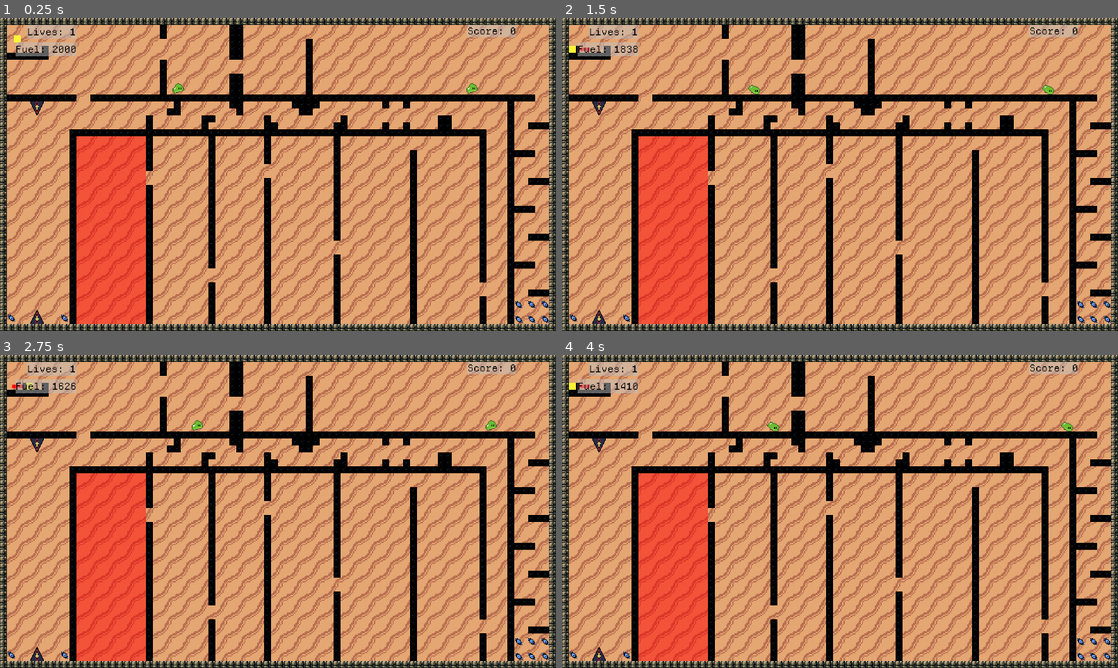
Above: before the commit, frames 1-4 (two rows, left to right).
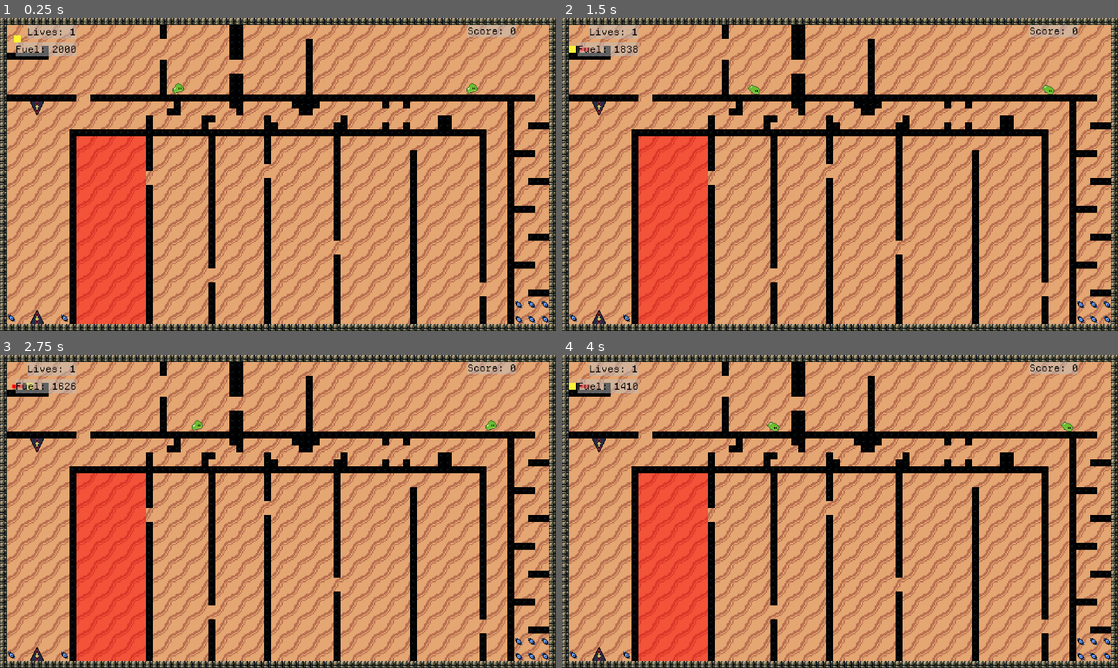
Above: after the commit, the same moments.

Repository: OSGH-web/balloon-movement-demo
Game: Godot game, scene res://levels/1-11_guantlet.tscn
Two runs of this game, one before a commit and one after it. Both use one fixed random seed, a clock stepped at 60 frames per second and the inputs below. This scene is started directly instead of the project's main scene.
Inputs:
- Up to frame 1 (0.25 s): no input
- Up to frame 2 (1.5 s): hold Right (ui_right) from 0.53 s (still down); tap Up (ui_up) at 0.77 s
- Up to frame 3 (2.75 s): tap Up (ui_up) at 1.52 s; release Right (ui_right) at 2.03 s; hold Left (ui_left) from 2.03 s (still down)
- Up to frame 4 (4 s): release Left (ui_left) at 2.78 s; hold Right (ui_right) from 2.78 s (still down); tap Up (ui_up) at 3.02, 3.77 s

The runs differ from the first frame. In frame 1, 1.9% of the frame differs, in the area x 1-99%, y 2-98%; in frame 2, 1.9%; in frame 3, 1.9%; in frame 4, 1.9%.

Commit message:
add `Background.tscn`

Diff:
--- a/levels/1-04_flight.tscn
+++ b/levels/1-04_flight.tscn
@@ -17,3 +17,7 @@
 [node name="EndZone" parent="." index="2" instance=ExtResource("2_4sxxq")]
 position = Vector2(132, 72)
 size = Vector2(216, 96)
+
+[node name="Background" parent="CanvasLayer" index="0"]
+light_color = Color(0.545098, 0.607843, 0.705882, 1)
+dark_color = Color(0.0941176, 0.0784314, 0.145098, 1)
--- a/levels/1-06_square.tscn
+++ b/levels/1-06_square.tscn
@@ -18,3 +18,7 @@
 [node name="EndZone" parent="." index="2" instance=ExtResource("2_a3e3o")]
 position = Vector2(672, 288)
 size = Vector2(144, 144)
+
+[node name="Background" parent="CanvasLayer" index="0"]
+light_color = Color(0.14902, 0.360784, 0.258824, 1)
+dark_color = Color(0.0980392, 0.235294, 0.243137, 1)
--- a/levels/1-11_guantlet.tscn
+++ b/levels/1-11_guantlet.tscn
@@ -13,16 +13,10 @@
 height_in_tiles = 45
 background_color_light = Color(0.894118, 0.65098, 0.447059, 1)
 background_color_dark = Color(0.721569, 0.435294, 0.313726, 1)
-x_scale = 4
 
 [node name="Terrain" parent="." index="1"]
 rotation = 0.000259012
 tile_map_data = PackedByteArray("AAAXAAkAAAADAAQAAAAOAAsAAAADAAQAAAAPAAsAAAADAAQAAAAQAAsAAAADAAQAAAARAAsAAAADAAQAAAASAA …(10784 unchanged characters)…
-
-[node name="Background" parent="Terrain" index="0"]
-offset_right = 1920.0
-offset_bottom = 1080.0
-texture = ExtResource("2_e5klb")
 
 [node name="GasCan" parent="." index="2" instance=ExtResource("2_84md7")]
 position = Vector2(223, 1036)
@@ -65,5 +59,8 @@
 position = Vector2(152, 336)
 rotation = 3.14159
 
-[node name="TextureRect" parent="CanvasLayer" index="0"]
-visible = false
+[node name="Background" parent="CanvasLayer" index="0"]
+texture = ExtResource("2_e5klb")
+light_color = Color(0.894118, 0.65098, 0.447059, 1)
+dark_color = Color(0.721569, 0.435294, 0.313726, 1)
+x_scale = 4.0
--- a/levels/1-12_caves.tscn
+++ b/levels/1-12_caves.tscn
@@ -12,7 +12,6 @@
 height_in_tiles = 45
 background_color_light = Color(0.45098, 0.243137, 0.223529, 1)
 background_color_dark = Color(0.243137, 0.152941, 0.192157, 1)
-x_scale = 4
 
 [node name="Player" parent="." index="0"]
 position = Vector2(-2, 980)
@@ -20,11 +19,6 @@
 
 [node name="Terrain" parent="." index="1"]
 tile_map_data = PackedByteArray("AAAWACwABAAAAAEAAAAWACsABAAAAAEAAAAWACoABAAAAAEAAAAWACkABAAAAAEAAAAWACgABAAAAAEAAAAWAC …(5888 unchanged characters)…
-
-[node name="Background" parent="Terrain" index="0"]
-offset_right = 1920.0
-offset_bottom = 1080.0
-texture = ExtResource("2_kyta4")
 
 [node name="EndZone" parent="." index="4" instance=ExtResource("4_ex3tr")]
 position = Vector2(1800, 120)
@@ -72,5 +66,8 @@
 [node name="GasCan3" parent="Fuel" index="2" instance=ExtResource("3_ccs2i")]
 position = Vector2(802, 380)
 
-[node name="TextureRect" parent="CanvasLayer" index="0"]
-visible = false
+[node name="Background" parent="CanvasLayer" index="0"]
+texture = ExtResource("2_kyta4")
+light_color = Color(0.45098, 0.243137, 0.223529, 1)
+dark_color = Color(0.243137, 0.152941, 0.192157, 1)
+x_scale = 4.0
--- a/levels/1-13_ctt.tscn
+++ b/levels/1-13_ctt.tscn
@@ -19,9 +19,6 @@
 
 [node name="Terrain" parent="." index="1"]
 tile_map_data = PackedByteArray("AAAAAAAABAAAAAAAAAAAAAEABAAAAAEAAAAAAAIABAAAAAEAAAAAAAMABAAAAAEAAAAAAAQABAAAAAEAAAAAAA …(5392 unchanged characters)…
-
-[node name="Background" parent="Terrain" index="0"]
-offset_bottom = 1200.0
 
 [node name="Spikes" type="Node2D" parent="." index="4"]
 
@@ -369,3 +366,7 @@
 
 [node name="GasCan2" parent="Fuel" index="63" instance=ExtResource("7_7180h")]
 position = Vector2(144, 1104)
+
+[node name="Background" parent="CanvasLayer" index="0"]
+light_color = Color(0.14902, 0.168627, 0.266667, 1)
+dark_color = Color(0.407843, 0.219608, 0.423529, 1)
--- /dev/null
+++ b/scenes/background.tscn
@@ -0,0 +1,22 @@
+[gd_scene load_steps=5 format=3 uid="uid://f5u701miacbf"]
+
+[ext_resource type="Shader" uid="uid://dhmt3vulwt0nd" path="res://assets/shaders/spriteshader.gdshader" id="1_jougr"]
+[ext_resource type="Texture2D" uid="uid://1gh0pa10k34t" path="res://assets/sprites/white_pixel.png" id="2_jougr"]
+[ext_resource type="Script" uid="uid://bvfaiysjlkl3c" path="res://scripts/background.gd" id="2_y0upk"]
+
+[sub_resource type="ShaderMaterial" id="ShaderMaterial_cbsqf"]
+shader = ExtResource("1_jougr")
+shader_parameter/light_color = Color(0.894118, 0.65098, 0.447059, 1)
+shader_parameter/dark_color = Color(0.721569, 0.435294, 0.313726, 1)
+shader_parameter/x_scale = 4.0
+shader_parameter/y_scale = 4.0
+
+[node name="Background" type="TextureRect"]
+z_index = -2
+texture_filter = 2
+material = SubResource("ShaderMaterial_cbsqf")
+offset_right = 1920.0
+offset_bottom = 3240.0
+texture = ExtResource("2_jougr")
+stretch_mode = 1
+script = ExtResource("2_y0upk")
--- a/scenes/level_base.tscn
+++ b/scenes/level_base.tscn
@@ -7,29 +7,12 @@
 [ext_resource type="TileSet" uid="uid://clmawpyff0gle" path="res://assets/tilesets/Caves_Forest.tres" id="4_krm4r"]
 [ext_resource type="PackedScene" uid="uid://b3h1d6irllu2r" path="res://scenes/UI/pause_menu.tscn" id="5_8rhjg"]
 [ext_resource type="PackedScene" uid="uid://dnrjc1o517gjp" path="res://scenes/UI/hud.tscn" id="7_8n3nq"]
-[ext_resource type="Texture2D" uid="uid://1gh0pa10k34t" path="res://assets/white_pixel.png" id="7_evabm"]
-[ext_resource type="Shader" uid="uid://dhmt3vulwt0nd" path="res://assets/spriteshader.gdshader" id="8_evabm"]
+[ext_resource type="PackedScene" uid="uid://f5u701miacbf" path="res://scenes/background.tscn" id="8_2v7b3"]
 [ext_resource type="Texture2D" uid="uid://dsesal8ly3wft" path="res://assets/sprites/diagonal_stripe.png" id="10_evabm"]
-
-[sub_resource type="ShaderMaterial" id="ShaderMaterial_6k8qy"]
-shader = ExtResource("8_evabm")
-shader_parameter/light_color = Color(0.14902, 0.360784, 0.258824, 1)
-shader_parameter/dark_color = Color(0.0980392, 0.235294, 0.243137, 1)
-shader_parameter/x_scale = 24.0
-shader_parameter/y_scale = 24.0
-
-[sub_resource type="ShaderMaterial" id="ShaderMaterial_qurbw"]
-shader = ExtResource("8_evabm")
-shader_parameter/light_color = Color(0.14902, 0.360784, 0.258824, 1)
-shader_parameter/dark_color = Color(0.0980392, 0.235294, 0.243137, 1)
-shader_parameter/x_scale = 24.0
-shader_parameter/y_scale = 24.0
 
 [node name="LevelBase2" type="Node2D"]
 process_mode = 1
 script = ExtResource("1_1bvp3")
-x_scale = 6
-y_scale = 4
 
 [node name="Player" parent="." instance=ExtResource("2_0xm2m")]
 z_index = 1
@@ -42,15 +25,6 @@
 tile_set = ExtResource("4_krm4r")
 script = ExtResource("4_1bvp3")
 
-[node name="Background" type="TextureRect" parent="Terrain"]
-unique_name_in_owner = true
-z_index = -1
-material = SubResource("ShaderMaterial_6k8qy")
-offset_right = 768.0
-offset_bottom = 1536.0
-texture = ExtResource("7_evabm")
-stretch_mode = 1
-
 [node name="Pause Menu" parent="." instance=ExtResource("5_8rhjg")]
 
 [node name="FuelLabel" parent="." node_paths=PackedStringArray("player") instance=ExtResource("7_8n3nq")]
@@ -59,12 +33,8 @@
 [node name="CanvasLayer" type="CanvasLayer" parent="."]
 layer = -3
 
-[node name="TextureRect" type="TextureRect" parent="CanvasLayer"]
+[node name="Background" parent="CanvasLayer" instance=ExtResource("8_2v7b3")]
 unique_name_in_owner = true
 texture_filter = 1
-texture_repeat = 2
-material = SubResource("ShaderMaterial_qurbw")
-offset_right = 1920.0
-offset_bottom = 3240.0
+offset_right = 3840.0
 texture = ExtResource("10_evabm")
-stretch_mode = 1
--- /dev/null
+++ b/scripts/background.gd
@@ -0,0 +1,39 @@
+@tool
+extends TextureRect
+
+# Colors
+@export var light_color: Color = Color.WHITE:
+	set(value):
+		light_color = value
+		_update_material()
+@export var dark_color: Color = Color.BLACK:
+	set(value):
+		dark_color = value
+		_update_material()
+@export var invert_colors: bool = false:
+	set(value):
+		invert_colors = value
+		_update_material()
+# Scale parameters
+@export var x_scale: float = 6.0:
+	set(value):
+		x_scale = value
+		_update_material()
+@export var y_scale: float = 4.0:
+	set(value):
+		y_scale = value
+		_update_material()
+
+func _ready():
+	_update_material()
+
+func _update_material():
+	if invert_colors:
+		material.set("shader_parameter/light_color", dark_color)
+		material.set("shader_parameter/dark_color", light_color)
+	else:
+		material.set("shader_parameter/light_color", light_color)
+		material.set("shader_parameter/dark_color", dark_color)
+
+	material.set("shader_parameter/x_scale", x_scale)
+	material.set("shader_parameter/y_scale", y_scale)
--- a/scripts/level_base.gd
+++ b/scripts/level_base.gd
@@ -22,15 +22,6 @@
 		background_color_dark = value
 		_update_background_color()
 
-@export var x_scale := 48:
-	set(value):
-		x_scale = value
-		_update_background_color()
-
-@export var y_scale := 48:
-	set(value):
-		y_scale = value
-		_update_background_color()
 
 @export var invert_foreground_colors := false:
 	set(value):
@@ -41,7 +32,7 @@
 		invert_background_colors = value
 		_update_background_color()
 
-
+var level_background: ColorRect;
 
 func _enter_tree():
 	_update_background_color()
@@ -53,32 +44,19 @@
 
 
 func _update_background_color():
-	if not %TextureRect:
+	%Background.dark_color = background_color_dark
+	%Background.light_color = background_color_light
+	%Background.invert_colors = invert_background_colors
+
+	if not level_background:
 		return
 
-	if invert_background_colors:
-		%TextureRect.material.set("shader_parameter/light_color", background_color_dark)
-		%TextureRect.material.set("shader_parameter/dark_color", background_color_light)
-	else:
-		%TextureRect.material.set("shader_parameter/light_color", background_color_light)
-		%TextureRect.material.set("shader_parameter/dark_color", background_color_dark)
-	%TextureRect.material.set("shader_parameter/x_scale", x_scale)
-	%TextureRect.material.set("shader_parameter/y_scale", y_scale)
+	level_background.color = background_color_light
+	if invert_foreground_colors:
+		level_background.color = background_color_dark
 
-
-	if invert_foreground_colors:
-		%Background.material.set("shader_parameter/light_color", background_color_dark)
-		%Background.material.set("shader_parameter/dark_color", background_color_light)
-	else:
-		%Background.material.set("shader_parameter/light_color", background_color_light)
-		%Background.material.set("shader_parameter/dark_color", background_color_dark)
-	%Background.material.set("shader_parameter/x_scale", x_scale)
-	%Background.material.set("shader_parameter/y_scale", y_scale)
-	%Background.size = Vector2(
-		width_in_tiles * $Terrain.tile_set.tile_size.x,
-		height_in_tiles * $Terrain.tile_set.tile_size.y
-	)
-	%Background.position = $Terrain.position
+	if width_in_tiles >= 80 and height_in_tiles >= 45:
+		level_background.visible = false
 
 func _update_player_camera():
 	if Engine.is_editor_hint():
@@ -87,24 +65,21 @@
 		$Player._setup_camera_limits(width_in_tiles * 8 * $Player.physics_scale_factor, height_in_tiles * 8 * $Player.physics_scale_factor)
 
 func _update_level_bounds():
-	if !Engine.is_editor_hint():
-		return  # Only run in the editor
-
-	# Clear existing ColorRect (if any)
-	for child in get_children():
-		if child is ColorRect:
-			child.queue_free()
-
 	# Create new bounds overlay
 	var tilemap = get_node_or_null("Terrain")
 	if !tilemap:
 		return
 
-	var rect = ColorRect.new()
-	rect.color = Color(1, 0, 0, 0.1)
-	rect.size = Vector2(
+		# Clear existing ColorRect (if any)
+	for child in tilemap.get_children():
+		if child is ColorRect:
+			child.queue_free()
+
+	level_background = ColorRect.new()
+	level_background.color = background_color_light
+	level_background.size = Vector2(
 		width_in_tiles * tilemap.tile_set.tile_size.x,
 		height_in_tiles * tilemap.tile_set.tile_size.y
 	)
-	add_child(rect)
-	rect.z_index = 1  # Render behind tiles
+	tilemap.add_child(level_background)
+	level_background.z_index = -1  # Render behind tiles
Not shown, changed: assets/sprites/white_pixel.png.import
Not shown: 1 places in scenes/level_base.tscn that only renumber resources
Not shown, added: scripts/background.gd.uid
